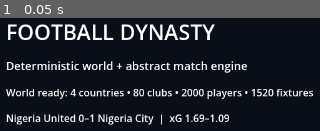
Above: before the commit, frame 1.
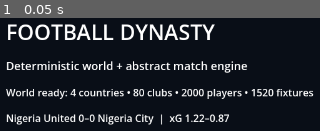
Above: after the commit, the same moment.

Repository: eghosa001/football-manager
Game: Godot game, scene res://game/scenes/main.tscn
The game is run twice, just before and just after one commit, with the same random seed, the same clock (stepped at 60 frames per second) and the same inputs.
Inputs:
- Up to frame 1 (0.05 s): no input

The runs differ from the first frame. In frame 1, 0.5% of the frame differs, in the area x 27-72%, y 84-93%.

Commit message:
Use counter-based deterministic PRNG

Diff:
--- a/core/rng/seeded_rng.gd
+++ b/core/rng/seeded_rng.gd
@@ -1,28 +1,49 @@
 class_name SeededRng
 extends RefCounted
 
-# Use a dedicated RandomNumberGenerator instance rather than global RNG state.
-# The project pins Godot 4.7.2, so the generator implementation is stable for
-# saves/tests built against this phase while remaining isolated per world/match.
+# Counter-based deterministic PRNG. Each draw is a pure function of the seed and
+# draw index, so replay does not depend on mutable engine RNG internals.
+const MODULUS := 2_147_483_647
+const MULTIPLIER_A := 48_271
+const MULTIPLIER_B := 69_621
+const OFFSET := 12_345
+
 var seed_value: int
-var _rng: RandomNumberGenerator
+var _draw_counter := 0
 var _id_counter := 0
 
 func _init(seed: int) -> void:
 	seed_value = seed
+	_draw_counter = 0
 	_id_counter = 0
-	_rng = RandomNumberGenerator.new()
-	_rng.seed = seed
+
+static func value_for(seed: int, draw_index: int) -> int:
+	var normalized_seed: int = posmod(seed, MODULUS)
+	var normalized_index: int = posmod(draw_index + 1, MODULUS)
+	var value: int = posmod(normalized_seed * MULTIPLIER_A + normalized_index * MULTIPLIER_B + OFFSET, MODULUS)
+	value = posmod(value * MULTIPLIER_A + normalized_index * 7_919 + OFFSET, MODULUS)
+	value = posmod(value * MULTIPLIER_B + normalized_seed * 104_729 + OFFSET, MODULUS)
+	return value
+
+static func unit_for(seed: int, draw_index: int) -> float:
+	return float(value_for(seed, draw_index)) / float(MODULUS)
+
+func _next_int() -> int:
+	var value: int = value_for(seed_value, _draw_counter)
+	_draw_counter += 1
+	return value
 
 func randf() -> float:
-	return _rng.randf()
+	return float(_next_int()) / float(MODULUS)
 
 func randf_range(min_value: float, max_value: float) -> float:
-	return _rng.randf_range(min_value, max_value)
+	var unit: float = randf()
+	return min_value + (max_value - min_value) * unit
 
 func randi_range(min_value: int, max_value: int) -> int:
 	assert(max_value >= min_value)
-	return _rng.randi_range(min_value, max_value)
+	var span: int = max_value - min_value + 1
+	return min_value + (_next_int() % span)
 
 func chance(probability: float) -> bool:
 	return randf() < clampf(probability, 0.0, 1.0)
@@ -42,7 +63,5 @@
 	return result
 
 func stable_id(namespace_name: String = "entity") -> String:
-	# Stable, opaque identifier. Identity semantics matter more than presentation,
-	# and IDs are never user-facing. This counter does not consume the RNG stream.
 	_id_counter += 1
 	return namespace_name + "-" + str(seed_value) + "-" + str(_id_counter)
